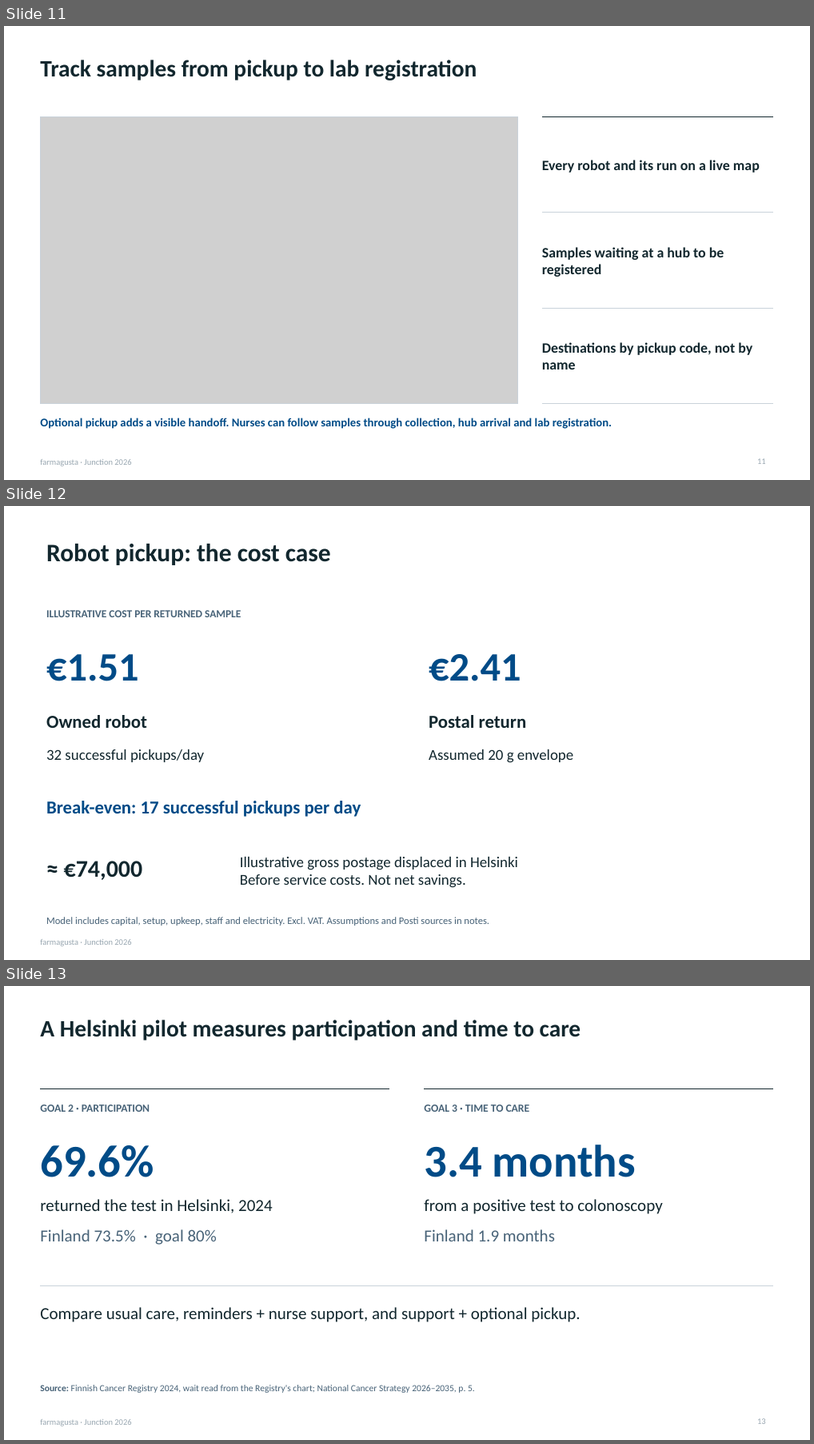
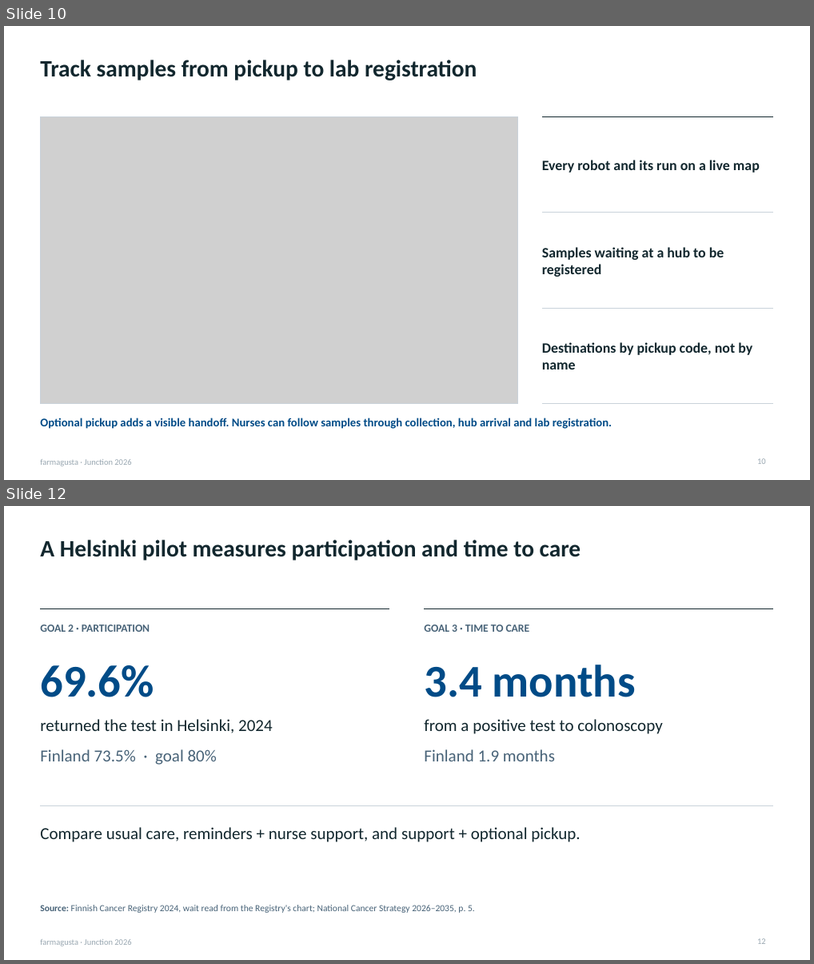
Before and after one commit to rromppanen/junction26, a slide deck: docs/pitch/farmagusta-screening-attendance.pptx. Shown one above the other, each under a label of ours: slides 11, 12 and 13 before the commit, slides 10 and 12 after it; the slides between them are not shown. The pictures are 814x1444 and 814x964 pixels, drawn with LibreOffice and Linux fonts; fonts in the diff are those of the drawing; grey boxes stand for pictures. Boxes give left, top, right and bottom in pixels: in the first picture for what was removed or moved away, otherwise in the second. Text is boxed around its words. In the diff, an @@ line names an element or a change of style, - is before the commit and + after.

```diff
--- a/docs/pitch/farmagusta-screening-attendance.pptx
+++ b/docs/pitch/farmagusta-screening-attendance.pptx
@@ slide 12 removed at [4,506,810,960], background #FFFFFF; not listed: 1 template element that a slide beside it also shows @@
@@ text removed at [46,544,331,565] @@
-Robot pickup: the cost case
@@ text removed at [46,610,241,617] @@
-ILLUSTRATIVE COST PER RETURNED SAMPLE
@@ text removed at [46,654,138,681] @@
-€1.51
@@ text removed at [429,654,521,681] @@
-€2.41
@@ text removed at [46,715,147,728] @@
-Owned robot
@@ text removed at [429,715,527,728] @@
-Postal return
@@ text removed at [46,749,204,762] @@
-32 successful pickups/day
@@ text removed at [429,749,574,763] @@
-Assumed 20 g envelope
@@ text removed at [46,800,361,816] @@
-Break-even: 17 successful pickups per day
@@ text removed at [64,860,142,880] @@
-≈ €74,000
@@ text removed at [240,856,518,888] @@
-Illustrative gross postage displaced in Helsinki
-Before service costs. Not net savings.
@@ text removed at [46,916,490,925] @@
-Model includes capital, setup, upkeep, staff and electricity. Excl. VAT. Assumptions and Posti sources in notes.
@@ what was slide 11 is now slide 10 @@
@@ page number at [758,458,766,464]: text changed @@
-11
+10
@@ what was slide 13 is now slide 12 @@
```
Also in this commit, not shown: 1 slide changed, 1 slide added, 1 other slide removed.
